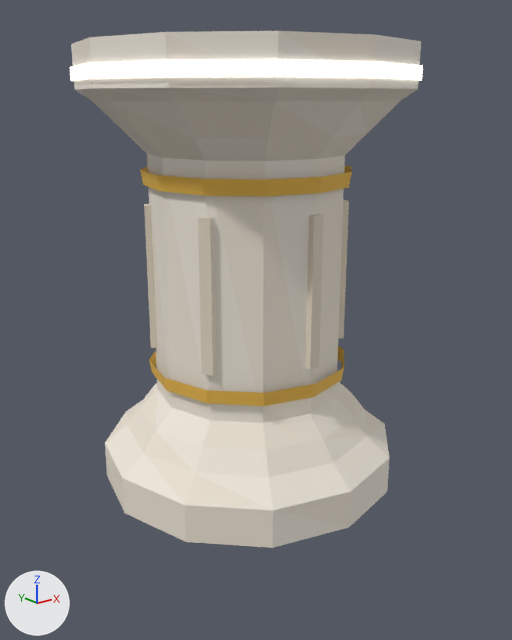
The glTF model foxspy/models/kit-paris-pedestal.glb: old version first, new version second.
One viewpoint serves both versions: a camera (50 mm lens) standing at (-0.9, -1.151, 0.805) and looking at (-0.005, -0.033, 0.358). Lighting does not change. The marker at lower left points along +X, +Y and +Z. The older version comes first. Vertices at exactly the same position are counted once.

Names of what the first picture shows: 'kit-paris-pedestal'.
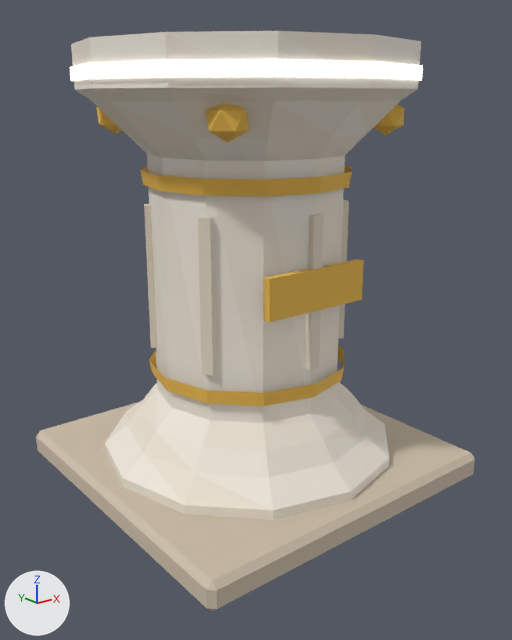
The change in detail:
me_kit_paris_pedestal is used by ob_kit_paris_pedestal; location (0.0, 0.0, 0.0).
me_kit_paris_pedestal had 241 vertices, 382 faces and spanned x -0.336..0.336, y -0.336..0.336, z 0.0..0.9.
me_kit_paris_pedestal now has 321 vertices, 518 faces and spans x -0.36..0.36, y -0.36..0.36, z 0.0..0.9.
me_kit_paris_pedestal part 1: a new loose piece, a box spanning x -0.12..0.12, y -0.215..-0.2, z 0.42..0.5, in mat_main.
me_kit_paris_pedestal part 2: a new loose piece, an icosphere of 20 faces spanning x -0.227..-0.155, y 0.157..0.225, z 0.735..0.805, in mat_main.
me_kit_paris_pedestal part 3: a new loose piece, an icosphere of 20 faces spanning x -0.227..-0.155, y -0.225..-0.157, z 0.735..0.805, in mat_main.
me_kit_paris_pedestal part 4: a new loose piece, an icosphere of 20 faces spanning x 0.155..0.227, y -0.225..-0.157, z 0.735..0.805, in mat_main.
me_kit_paris_pedestal part 5: a new loose piece of 24 vertices spanning x -0.36..0.36, y -0.36..0.36, z 0.0..0.06, in mat_main.
Other edits to the shape of me_kit_paris_pedestal do not show in these pictures.

What differs and where, as boxes [x1, y1, x2, y2] in the pictures (512 x 640 px):
'kit-paris-pedestal', reshaped (24% wider, 12% taller)
    before: [70, 31, 423, 548]
    after: [36, 31, 475, 611]
part 1 of me_kit_paris_pedestal, added (brown)
    after: [264, 259, 364, 322]
part 2 of me_kit_paris_pedestal, added
    after: [96, 107, 122, 134]
part 3 of me_kit_paris_pedestal, added (brown)
    after: [205, 104, 249, 143]
part 4 of me_kit_paris_pedestal, added (brown)
    after: [373, 104, 404, 135]
part 5 of me_kit_paris_pedestal, added (beige)
    after: [36, 402, 475, 611]
